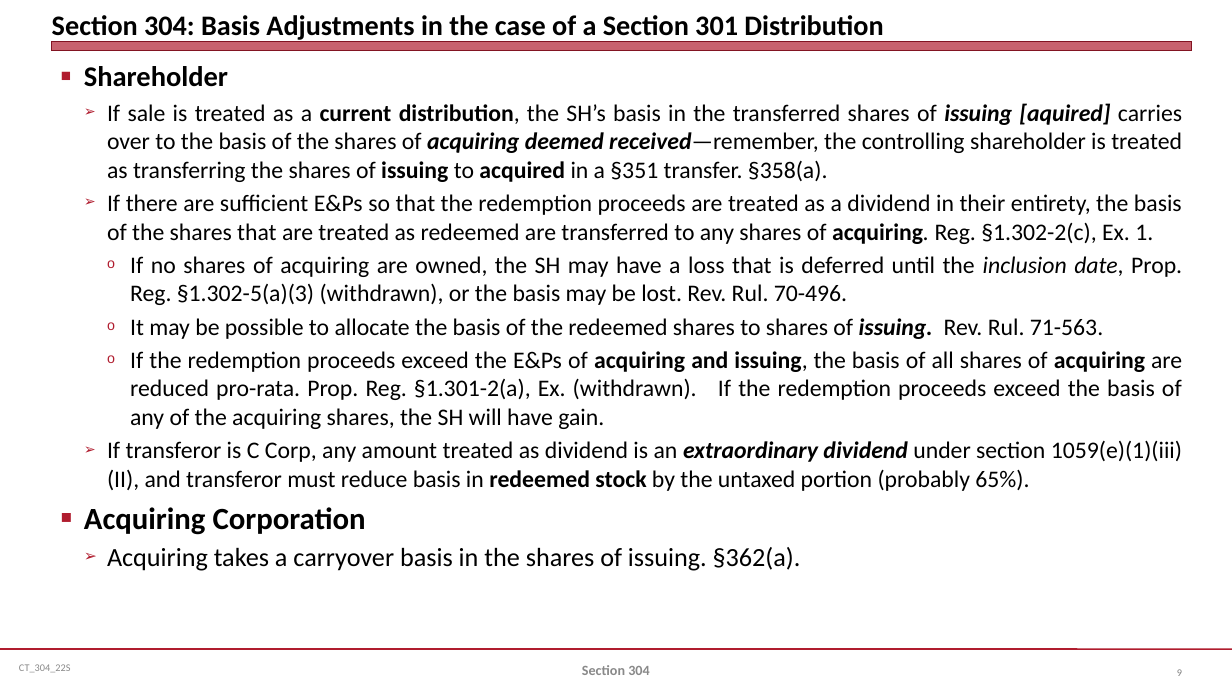
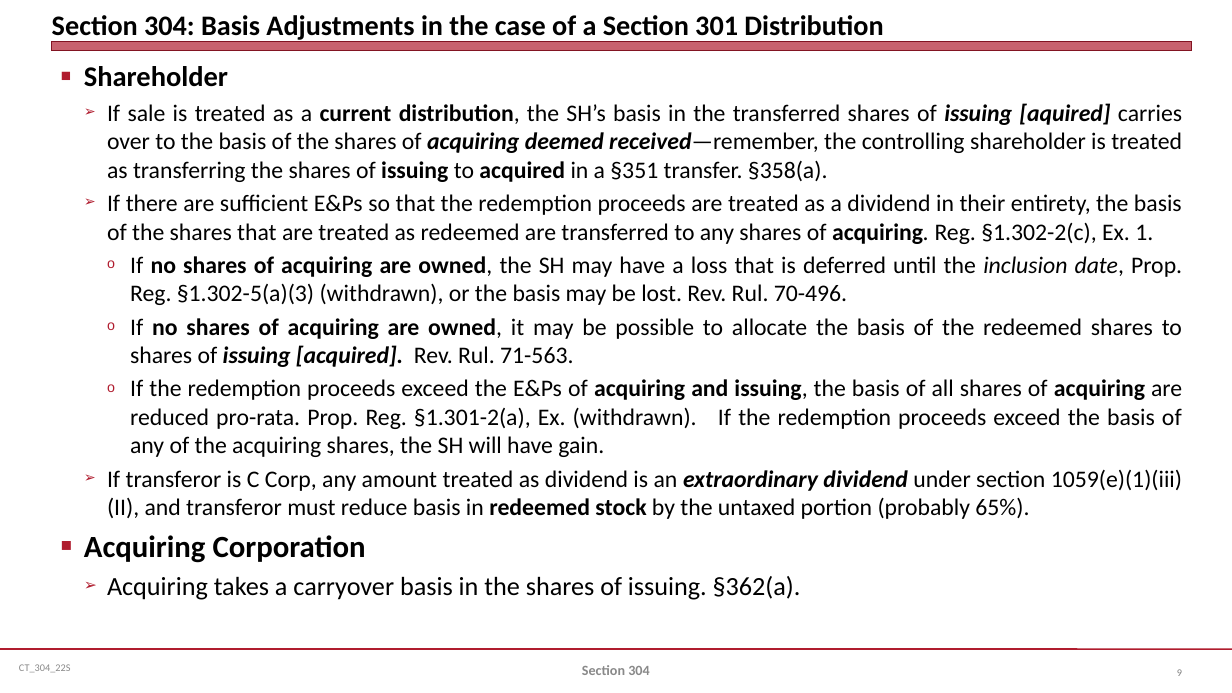
Before and after one commit to jmc877/Corporate-Tax, a slide deck: slide 9 of slides/CT_304_22S.pptx. Drawn at 1232x693 pixels with LibreOffice and Linux fonts; fonts in the diff are those of the drawing. Boxes give left, top, right and bottom in pixels: in the first picture for what was removed or moved away, otherwise in the second. Text is boxed around its words. In the diff, an @@ line names an element or a change of style, - is before the commit and + after.

```diff
--- a/slides/CT_304_22S.pptx
+++ b/slides/CT_304_22S.pptx
@@ text at <box>130,256,1182,305</box>: bold on in "no shares of acquiring are owned," @@
@@ text at <box>130,318,1182,367</box>: text changed @@
-    o It may be possible to allocate the basis of the redeemed shares to shares of issuing. Rev. Rul. 71-563.
+    o If no shares of acquiring are owned, it may be possible to allocate the basis of the redeemed shares to shares of issuing [acquired]. Rev. Rul. 71-563.
```
Also in this commit, not shown: 3 other slides changed.
